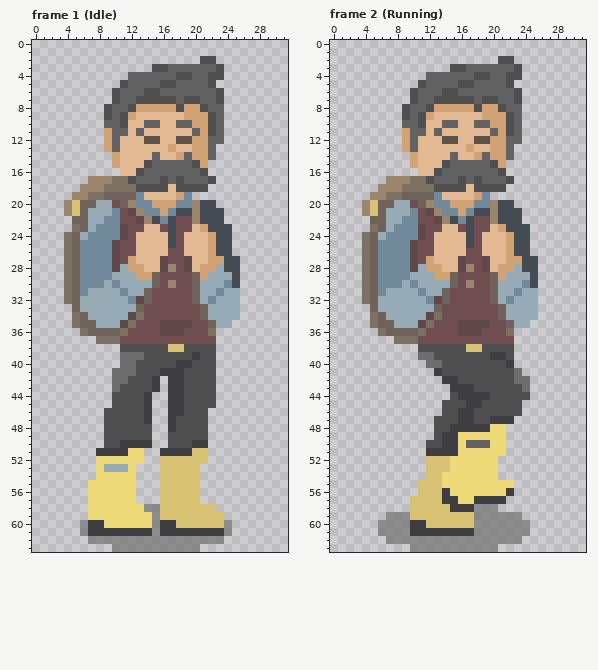
Pixel-art file -- Assets/Graphics/Characters/Main Character/Default_Main.aseprite. That is the earlier state.
32x64 pixels, 9 frames. Colours within 5 levels of each other are drawn and written as one. Shown: frame 1 (Idle), frame 2 (Running). The commit also changed other frames, which this record leaves out.
New version:
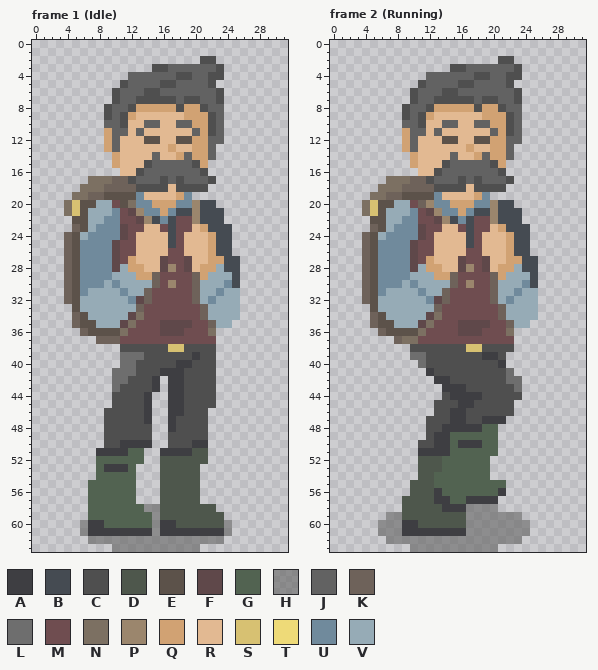
Palette (. is transparent): A #3e3e42  B #454b52  C #4f4f4f  D #4e574c  E #5c524a  F #5f484a  G #526351  H #62626299  J #626262  K #6e625a  L #6e6e6e  M #6f4d50  N #7c7062  P #9b866d  Q #d1a273  R #e2b992  S #d7c172  T #eeda78  U #708a9c  V #96abb6
The edit:
Changed rows in their new state; - is an unchanged pixel.
Frame 1 (Idle), layer "head":
first column x 4:
17 ---NNNKK-
18 --NNNKKKK
19 -NNKKEEEE
20 N-EE---EN
21 N-E------
22 -EE------
23 -KE------
24 KE-------
25 KE-------
26 KE-------
27 KE-------
28 KE-------
29 KE-------
30 KE-------
31 KE-------
32 KE-------
33 -E-------
34 -KE------
35 -KEE-----
36 --KEEEE--
37 ----KKK--
first column x 7:
51 -----GG------DD--
52 -GGGGGG--DDDDDD--
53 -GAAAG---DDDDD---
54 -GGGGG---DDDDD---
55 GGGGGG---DDDDD---
56 GGGGGG---DDDDD---
57 GGGGGG---DDDDD---
58 GGGGGGG--DDDDDDD-
59 GGGGGGGG-DDDDDDDD
60 --GGGGGG---DDDDDD
Frame 2 (Running), layers "backpack", "legs":
first column x 4:
17 ---NNNKK-------------
18 --NNNKKKK------------
19 -NNKKEEEE------------
20 N-EE-----------------
21 N-E------------------
22 -EE------------------
23 -KE------------------
24 KE-------------------
25 KE-------------------
26 KE-------------------
27 KE-------------------
28 KE-------------------
29 KE-------------------
30 KE-------------------
31 KE-------------------
32 KE-------------------
33 -E-------------------
34 -KE------------------
35 -KEE-----------------
36 --KEEEE--------------
37 ----K----------------
38 ------C--------------
39 ------L-C------A-C.--
40 -------LCC-------A.--
41 --------AC--------L.-
42 ---------A-C------L-.
43 ----------A--C-----L.
44 ----------CA---C----.
45 ---------C--A-C----.-
46 ---------C-A-C-----.-
47 --------C--A-C-A--.--
48 --------C-A----GG.---
49 --------CA-GGGGGG.---
50 -------C-A-GAAAGG.---
51 -------A---GGGGGG.---
52 -------DDDGGGGGG.----
53 -------DDDGGGGGG.----
54 -------DDGGGGGGG.----
55 ------DDDGGGGGGGGG.--
56 ------DDDAGGGGGGGA.--
57 -----DDDDA-GGA---.---
58 -----DDDDDA--H-------
59 -----DDDDDDDDH-------
60 -----A-DDDDDDH-------
61 -----A-------H-------
